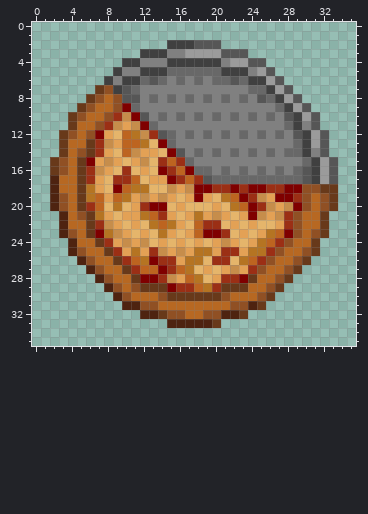
Two versions of one pixel-art sprite, Assets/Sprites/Twothirdspizza.png. The first picture shows the starting point.
The file is 36x36 pixels.
New version:
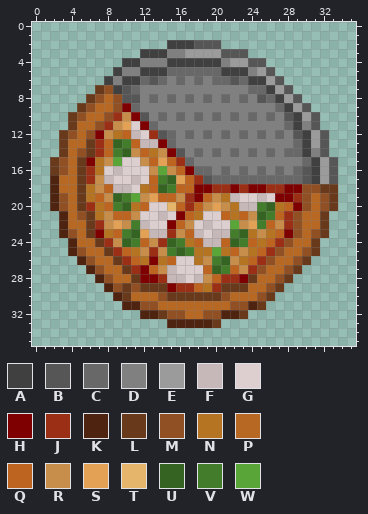
Palette (. is transparent): A #404040  B #565656  C #686868  D #808080  E #9b9b9b  F #c6b8b9  G #ddcecf  H #7f0000  J #9b2f15  K #4e2310  L #68391a  M #905024  N #b57422  P #b76822  Q #bd6420  R #c68d4b  S #e3a155  T #e5b56b  U #356321  V #437c2a  W #59a538
The exact change:
{"y":11,"x":11,"old":"R","new":"G"}
{"y":12,"x":8,"old":"ST","new":"RN"}
{"y":12,"x":11,"old":"NR","new":"FG"}
{"y":13,"x":8,"old":"RSQ","new":"QUV"}
{"y":13,"x":12,"old":"NT","new":"FF"}
{"y":14,"x":8,"old":"STQ","new":"QVU"}
{"y":14,"x":12,"old":"SST","new":"QNR"}
{"y":15,"x":7,"old":"S","new":"N"}
{"y":15,"x":9,"old":"STS","new":"WGG"}
{"y":15,"x":13,"old":"TJ","new":"QS"}
{"y":16,"x":7,"old":"RSTJTSTHJ","new":"NGFGGGRWR"}
{"y":17,"x":7,"old":"STJJQTSSHJ","new":"RFGGFGQVUS"}
{"y":18,"x":7,"old":"STHQN","new":"RQFFG"}
{"y":18,"x":13,"old":"TTRSR","new":"QUVQQ"}
{"y":19,"x":8,"old":"SQNS","new":"RUVW"}
{"y":19,"x":14,"old":"RSTS","new":"QQRJ"}
{"y":19,"x":19,"old":"ST","new":"QR"}
{"y":19,"x":22,"old":"QHJRS","new":"FGGFG"}
{"y":20,"x":7,"old":"QTNTSJHH","new":"NQVUNQGG"}
{"y":20,"x":16,"old":"STTT","new":"QJQR"}
{"y":20,"x":21,"old":"T","new":"R"}
{"y":20,"x":23,"old":"QHJRSR","new":"FFVUNQ"}
{"y":21,"x":8,"old":"STSSNQJSTS","new":"RQQRGGFGHQ"}
{"y":21,"x":19,"old":"SRSTSHRSR","new":"GGQNQRUVQ"}
{"y":22,"x":10,"old":"TSTNQNSTQJJTST","new":"RVFGGHQRGFGGWR"}
{"y":22,"x":25,"old":"TTS","new":"VQR"}
{"y":23,"x":9,"old":"RST","new":"QVU"}
{"y":23,"x":13,"old":"TNSTSQHHJTSTS","new":"FFJRQFGFFVUNR"}
{"y":24,"x":9,"old":"SRSRTSTSTSTSRSTS","new":"RUVQRJUVNQFFQUVQ"}
{"y":25,"x":10,"old":"S","new":"Q"}
{"y":25,"x":12,"old":"S","new":"R"}
{"y":25,"x":15,"old":"SRS","new":"VUV"}
{"y":25,"x":20,"old":"SJJS","new":"WNQR"}
{"y":25,"x":25,"old":"N","new":"Q"}
{"y":26,"x":14,"old":"JJSN","new":"NQGG"}
{"y":26,"x":19,"old":"TJJT","new":"RVUR"}
{"y":27,"x":12,"old":"Q","new":"H"}
{"y":27,"x":14,"old":"HJQNTSTSRS","new":"RFGGGQUVQR"}
{"y":28,"x":15,"old":"RSQNTS","new":"FFGFRQ"}
{"y":29,"x":10,"old":"P","new":"L"}
{"y":30,"x":10,"old":"M","new":"L"}
